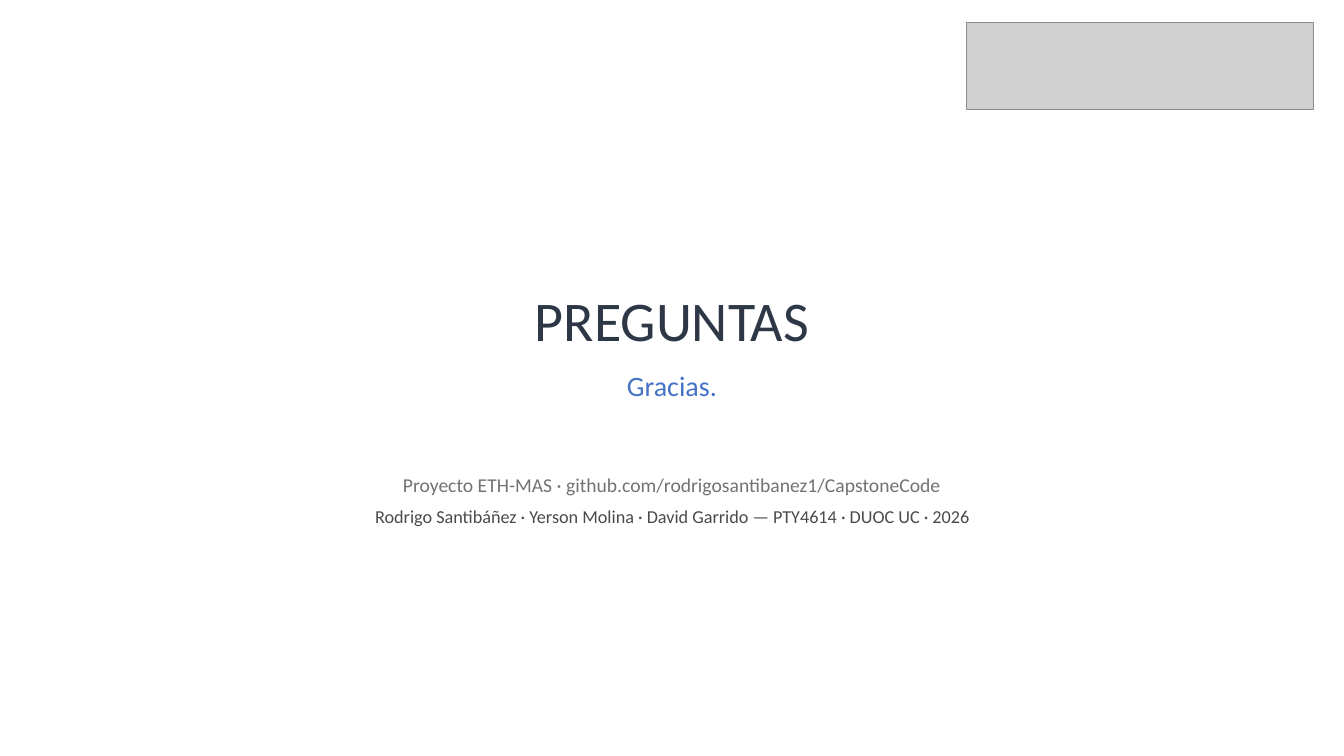
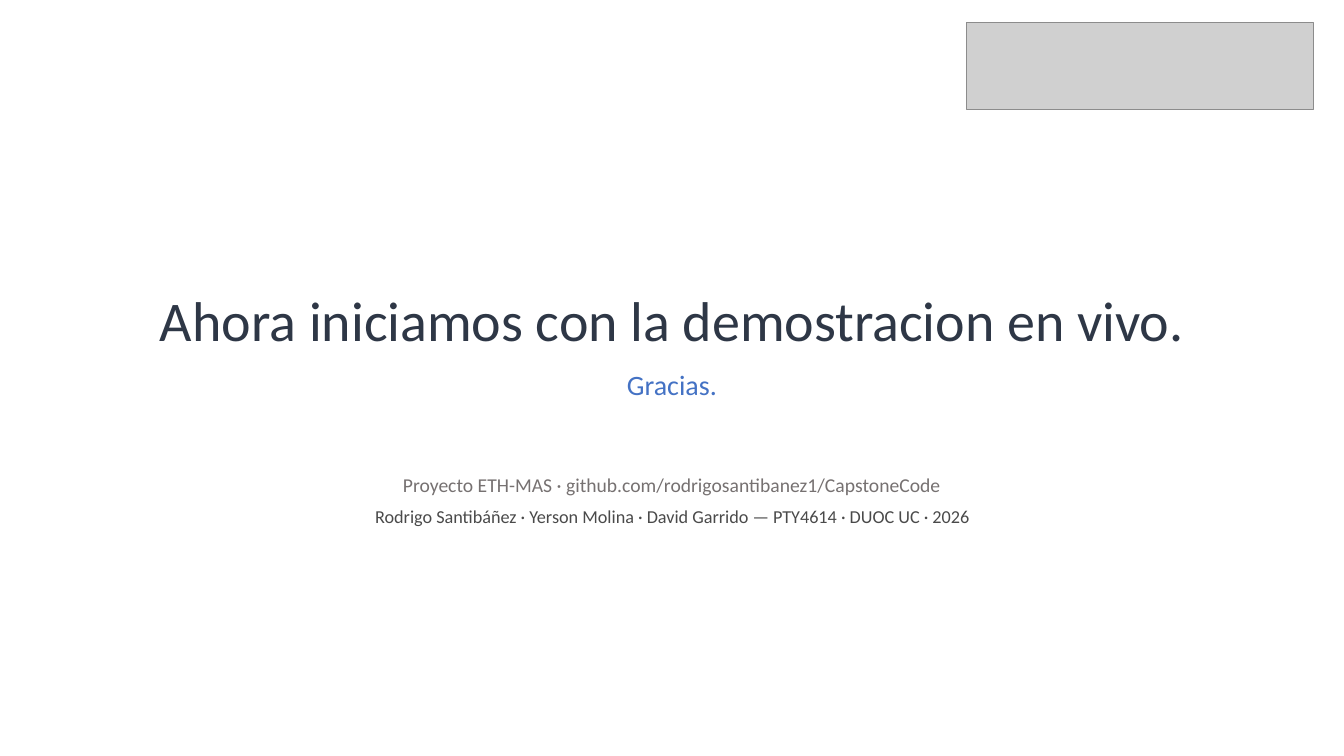
Before and after one commit to rodrigosantibanez1/Capstone, a slide deck: slide 18 of Fase 3/Evidencias Grupales/ETH-MAS_Presentacion_Final_Capstone.pptx (slide 24 before the commit). Drawn at 1344x756 pixels with LibreOffice and Linux fonts; fonts in the diff are those of the drawing; grey boxes stand for pictures. Boxes give left, top, right and bottom in pixels: in the first picture for what was removed or moved away, otherwise in the second. Text is boxed around its words. In the diff, an @@ line names an element or a change of style, - is before the commit and + after.

```diff
--- a/Fase 3/Evidencias Grupales/ETH-MAS_Presentacion_Final_Capstone.pptx
+++ b/Fase 3/Evidencias Grupales/ETH-MAS_Presentacion_Final_Capstone.pptx
@@ text at (160, 302, 1183, 342): text changed @@
-PREGUNTAS
+Ahora iniciamos con la demostracion en vivo.
```
Also in this commit, not shown: 15 other slides changed, 2 slides added, 8 slides removed.
